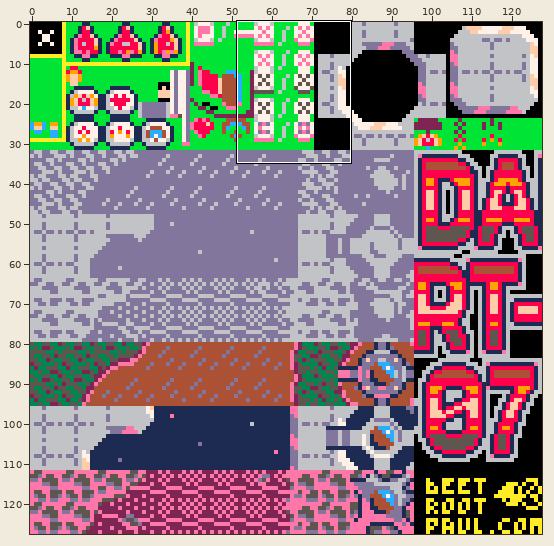
File history of a pixel-art file, assets/spritesheet_main.aseprite. Above, an overview of the earlier version with the close-up marked.
Close-up. Before the edit:
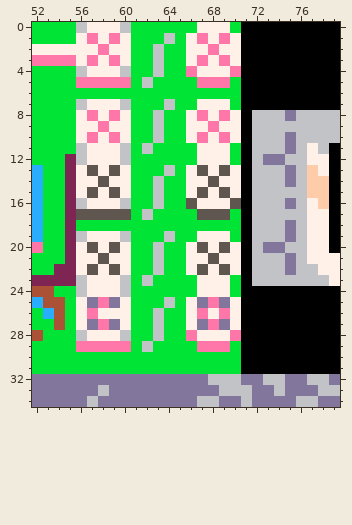
128x128 pixels, 1 frame. Shown: x 52..79, y 0..34.
The same view after the edit:
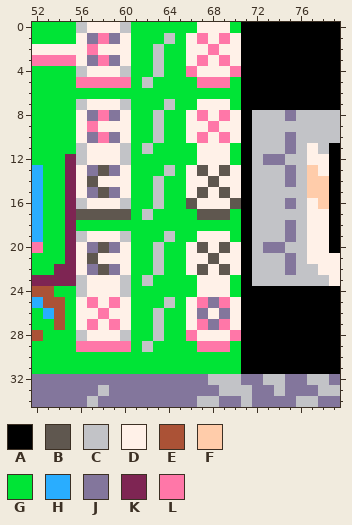
Palette (. is transparent): A #000000  B #5f574f  C #c2c3c7  D #fff1e8  E #ab5236  F #ffccaa  G #00e436  H #29adff  J #83769c  K #7e2553  L #ff77a8
The exact change:
Layer "buttons":
Colour D gives way to colour B in row 13 at x 58; in row 14 at x 57; in row 15 at x 58; in row 20 at x 58; in row 21 at x 57; in row 22 at x 58.
Colour B gives way to colour D in row 14 at x 58; in row 21 at x 58.
Colour L gives way to colour D in row 2 at x 58; in row 9 at x 58; in row 25 at x 58; in row 26 at x 57; in row 27 at x 58.
Colour B gives way to colour J in row 13 at x 57 and 59; in row 15 at x 57 and 59; in row 20 at x 57 and 59; in row 22 at x 57 and 59.
Colour L gives way to colour J in row 1 at x 57 and 59; in row 3 at x 57 and 59; in row 8 at x 57 and 59; in row 10 at x 57 and 59; in row 25 at x 68; in row 26 at x 67 and 69.
Colour L gives way to colour J in row 27 at x 68.
Colour D gives way to colour L in row 1 at x 58; in row 2 at x 57; in row 3 at x 58; in row 8 at x 58; in row 9 at x 57; in row 10 at x 58.
Colour D gives way to colour L in row 26 at x 58.
Colour J gives way to colour L in row 25 at x 57, 59, 67 and 69; in row 27 at x 57, 59, 67 and 69.
Pixel boxes of the changes (left, top, right, bottom) in both close-ups:
changed: (87, 33, 120, 330)
changed: (197, 297, 230, 330)
